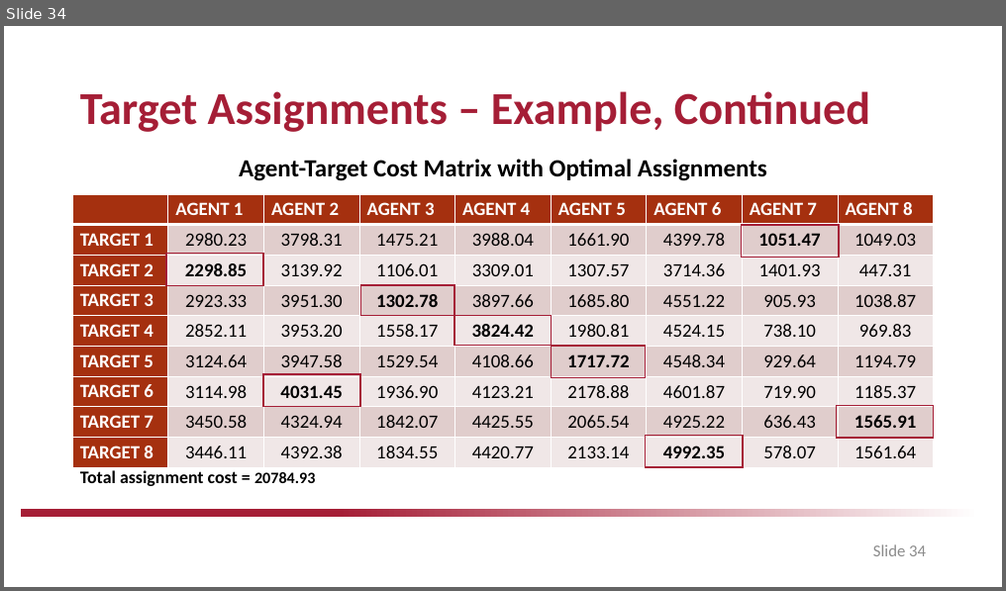
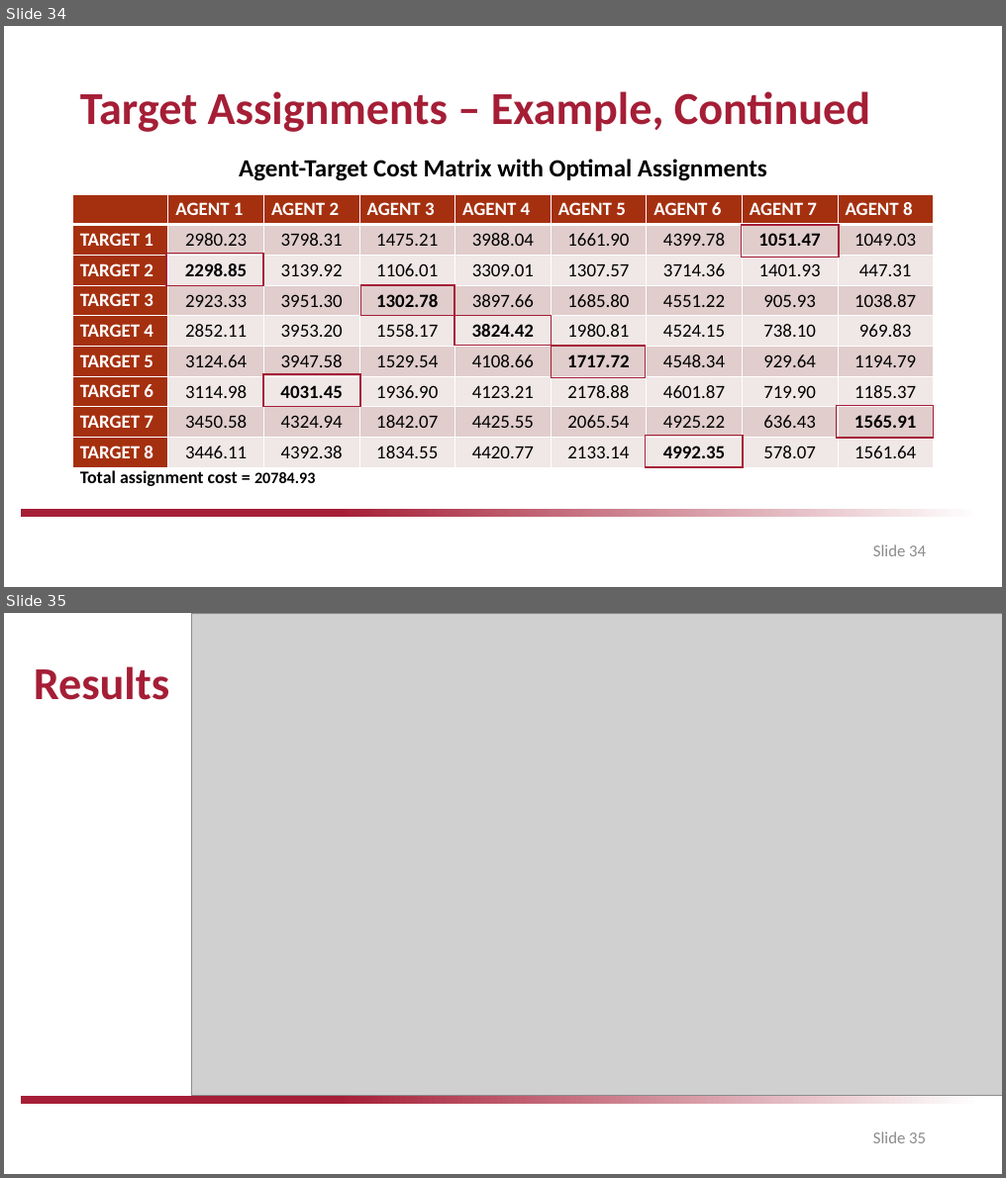
Before and after one commit to drjdlarson/angst, a slide deck: saved_simulations/CE/Springer_Culminating_Experience_Project.pptx. Shown one above the other, each under a label of ours: slide 34 before the commit, slides 34 and 35 after it. The pictures are 1006x591 and 1006x1178 pixels, drawn with LibreOffice and Linux fonts; fonts in the diff are those of the drawing; grey boxes stand for pictures; background and template pictures are left out. Boxes give left, top, right and bottom in pixels: in the first picture for what was removed or moved away, otherwise in the second. Text is boxed around its words. In the diff, an @@ line names an element or a change of style, - is before the commit and + after.

```diff
--- a/saved_simulations/CE/Springer_Culminating_Experience_Project.pptx
+++ b/saved_simulations/CE/Springer_Culminating_Experience_Project.pptx
@@ slide 35 added at bbox=[4, 613, 1002, 1174], background #FFFFFF; not listed: 1 template element that a slide beside it also shows @@
@@ picture added at bbox=[192, 613, 1002, 1096] @@
@@ title added at bbox=[34, 666, 169, 700], 44 pt, text #A51E36, bold @@
+Results
@@ page number added at bbox=[873, 1132, 926, 1144], 16 pt, text #8C8C8C @@
+Slide 35
```
Also in this commit, not shown: 1 other slide added, 1 slide removed, 1 other file.
